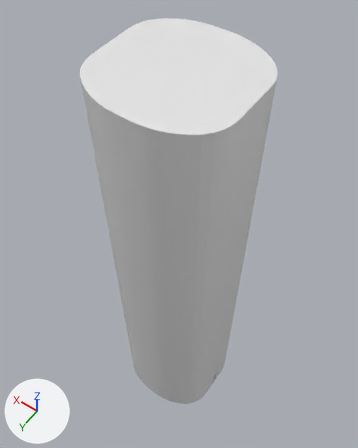
A saved change to the Blender file Assets/Models/PenrosePlace.blend.
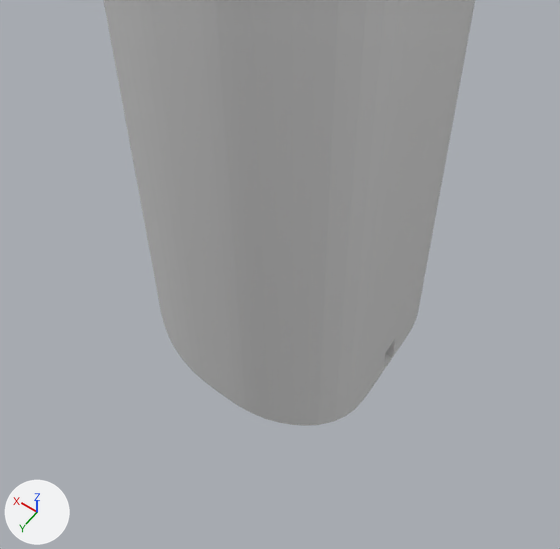
Each version is shown whole from a 50 mm camera at (-30.6, 42.9, 124.5) aimed at (3.7, -5.3, 48.9), then close up on the part from 21% to 77% of the width and 56% to 100% of the height. Every picture has the same lights, and +X, +Y and +Z are marked at lower left.

Names of what the first close-up shows: 'Floor01', 'Floor02', 'Floor03', 'Floor04', 'Floor05', 'Floor06', 'Floor07', 'Floor08', 'Floor09'.
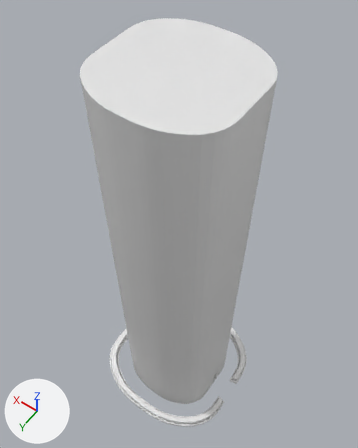
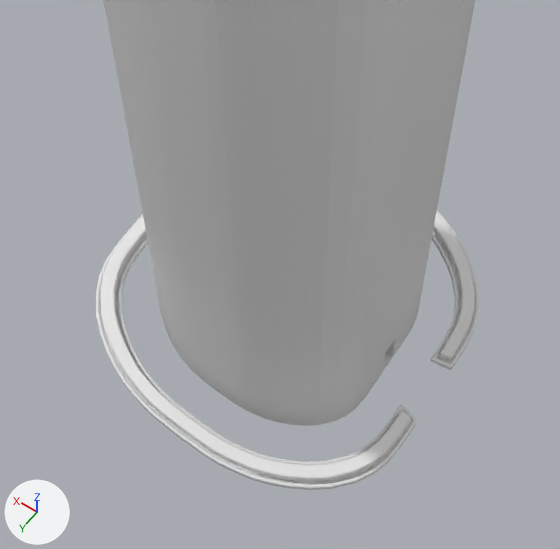
What differs and where, as boxes [x1, y1, x2, y2] in the close-ups (560 x 549 px):
'Plants', added
    after: [100, 212, 475, 482]
'Planters', added
    after: [96, 210, 479, 490]

What the commit changed:
Mesh me_cube_012 is new.
It has 232 vertices, 173 faces and spans x -15.5..16.0, y -15.7..15.7, z -7.4..-6.3.
It uses material mat_penroseroomwalls (white #e7e7e7).
Mesh me_cube_011 is new.
It has 580 vertices, 521 faces and spans x -15.9..16.5, y -16.2..16.2, z -8.0..-7.2.
It uses material mat_penroseroomwalls (white #e7e7e7).
Object 'Plants' (ob_plants) is new; it shows me_cube_012.
Its location is (0.0, 0.0, 8.0).
It gains a BEVEL modifier named 'Bevel'.
Object 'Planters' (ob_planters) is new; it shows me_cube_011.
Its location is (0.0, 0.0, 8.0).
It gains a BEVEL modifier named 'Bevel'.
